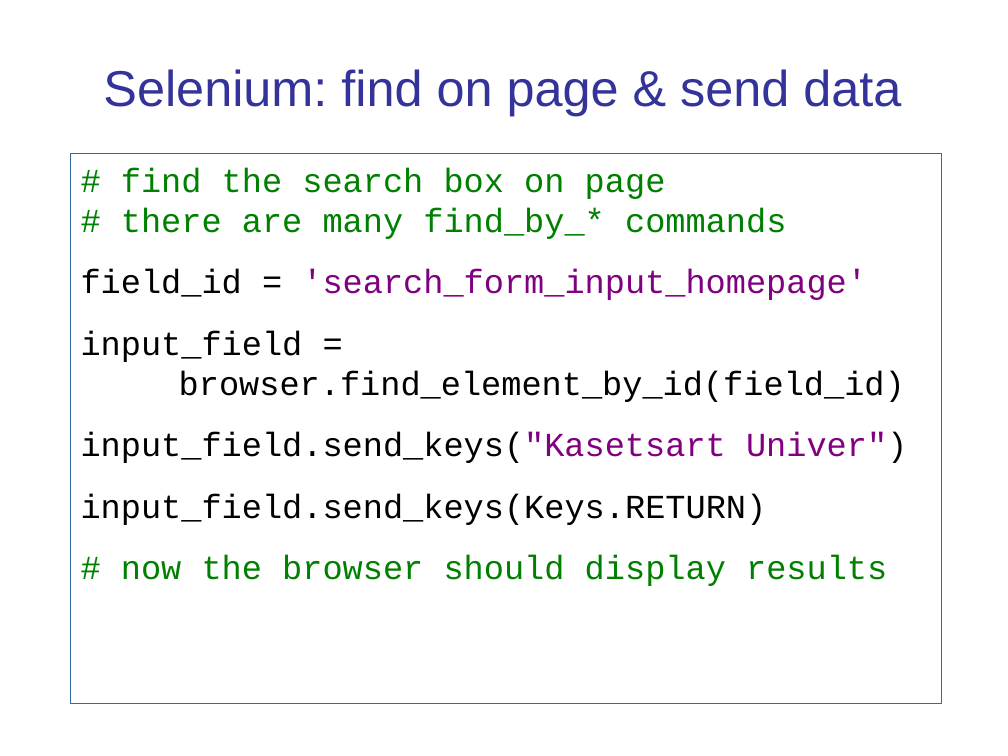
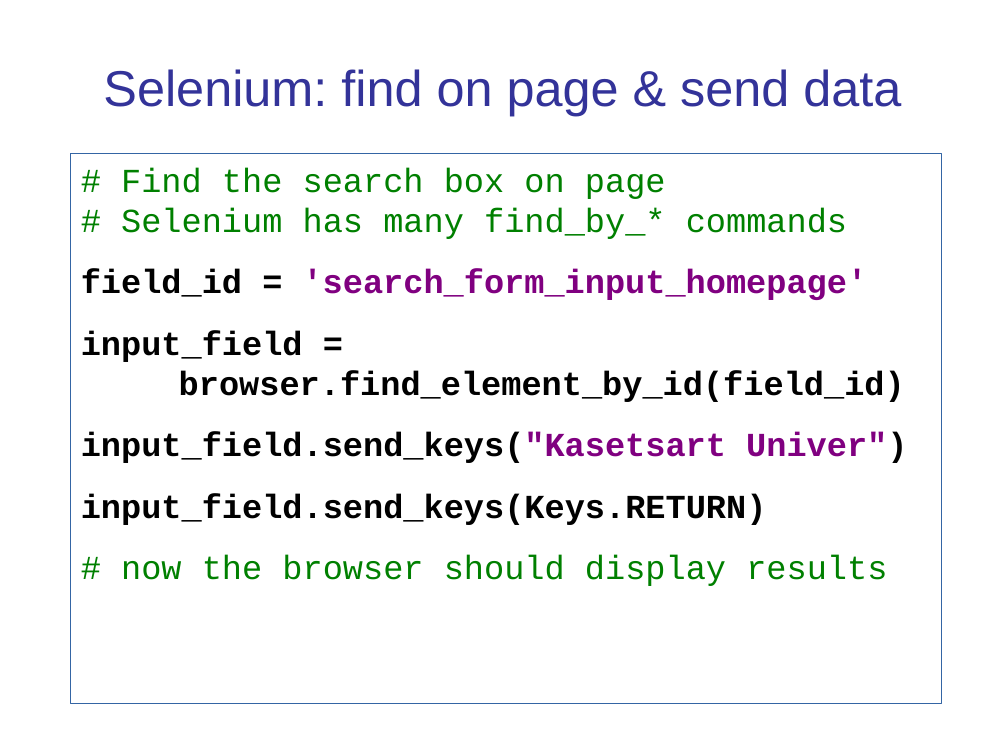
Before and after one commit to cpske/ISP, a slide deck: slide 16 of testing/WebTesting.ppt (slide 15 before the commit). Drawn at 1008x756 pixels with LibreOffice and Linux fonts; fonts in the diff are those of the drawing. Boxes give left, top, right and bottom in pixels: in the first picture for what was removed or moved away, otherwise in the second. Text is boxed around its words. In the diff, an @@ line names an element or a change of style, - is before the commit and + after.

```diff
--- a/testing/WebTesting.ppt
+++ b/testing/WebTesting.ppt
@@ text at [121,167,847,239]: text changed @@
-# find the search box on page
-# there are many find_by_* commands
+# Find the search box on page
+# Selenium has many find_by_* commands
@@ text at [81,269,907,586]: bold on in "field_id = 'search_form_input_homepage'", "input_field = browser.find_element_by_id(field_id)", "input_field.send_keys("Kasetsart Univer")", "input_field.send_keys(Keys.RETURN)" @@
```
Also in this commit, not shown: 12 other slides changed, 2 slides added, 5 other files.
